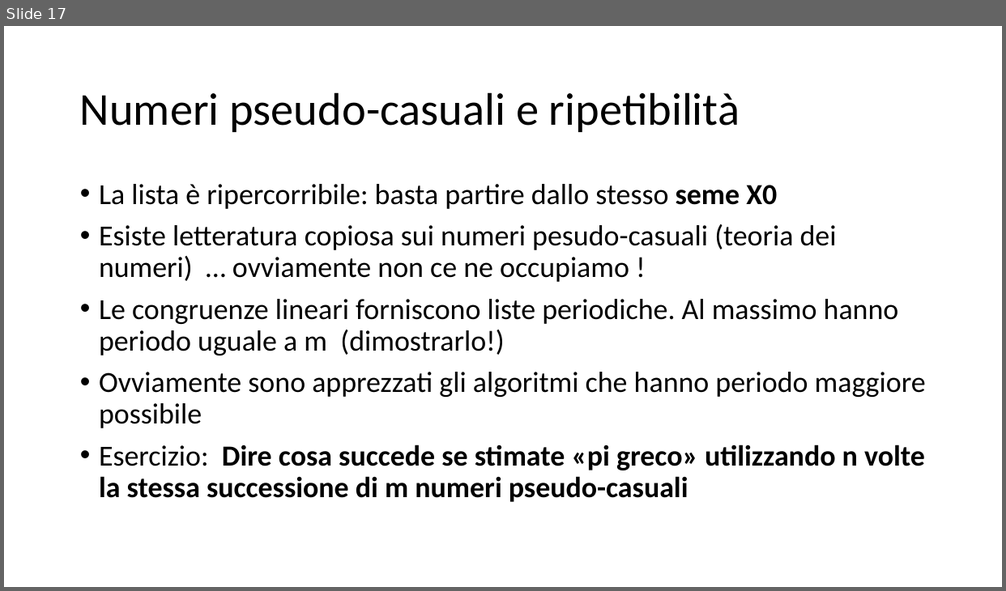
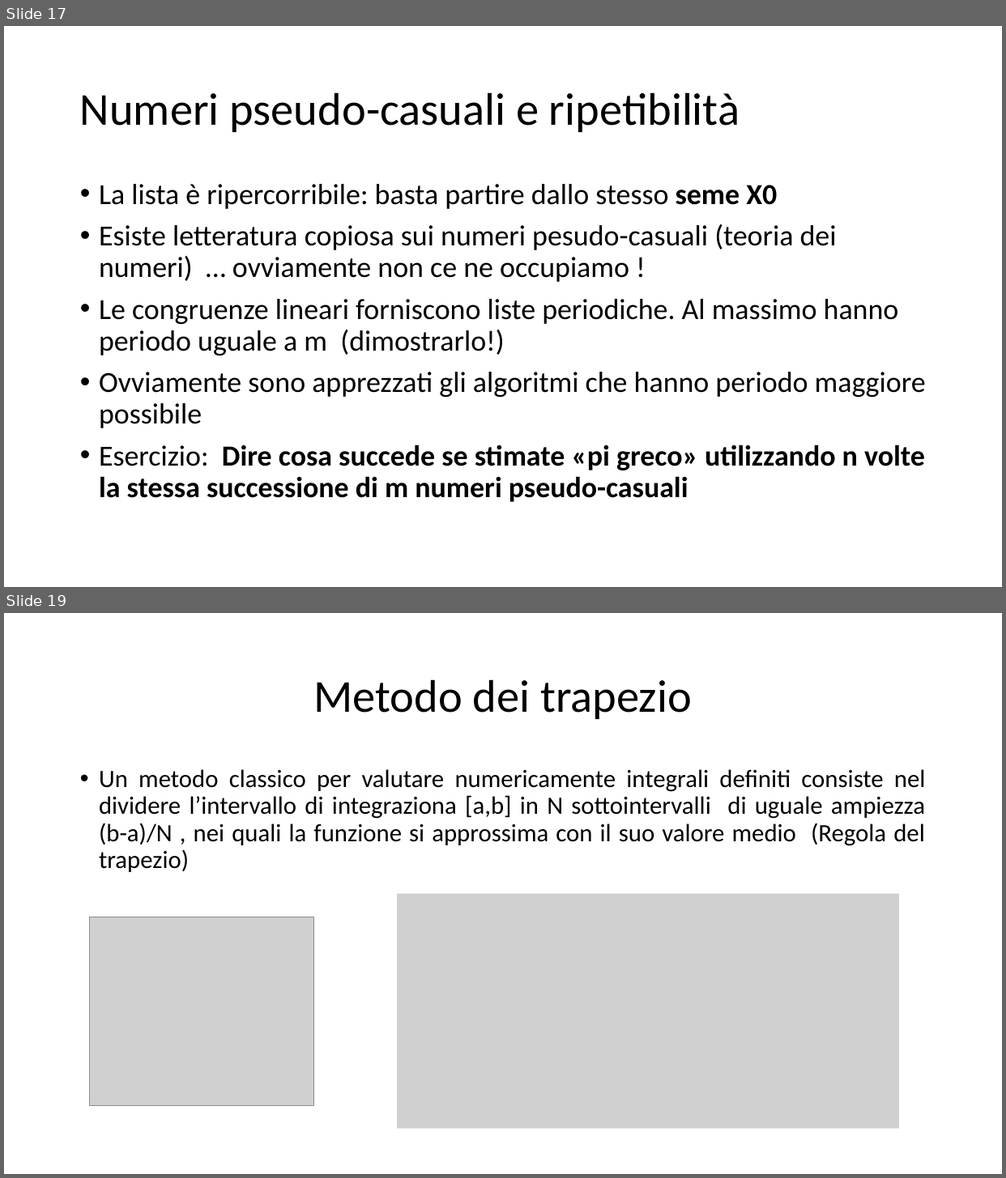
Before and after one commit to marcomonte94/Montecarlo, a slide deck: Slide Corso Metodi Montecarlo.pptx. Shown one above the other, each under a label of ours: slide 17 before the commit, slides 17 and 19 after it; the slides between them are not shown. The pictures are 1006x591 and 1006x1178 pixels, drawn with LibreOffice and Linux fonts; fonts in the diff are those of the drawing; grey boxes stand for pictures. Boxes give left, top, right and bottom in pixels: in the first picture for what was removed or moved away, otherwise in the second. Text is boxed around its words. In the diff, an @@ line names an element or a change of style, - is before the commit and + after.

```diff
--- a/Slide Corso Metodi Montecarlo.pptx
+++ b/Slide Corso Metodi Montecarlo.pptx
@@ slide 19 added at [4,613,1002,1174], background #FFFFFF @@
@@ title added at [313,679,692,719], 44 pt, text #000000 @@
+Metodo dei trapezio
@@ text added at [99,769,926,872], 24 pt, text #000000 @@
+• Un metodo classico per valutare numericamente integrali definiti consiste nel dividere l’intervallo di integraziona [a,b] in N sottointervalli di uguale ampiezza (b-a)/N , nei quali la funzione si approssima con il suo valore medio (Regola del trapezio)
@@ picture added at [397,894,899,1129] @@
@@ picture added at [89,918,314,1105] @@
```
Also in this commit, not shown: 6 other slides added.
